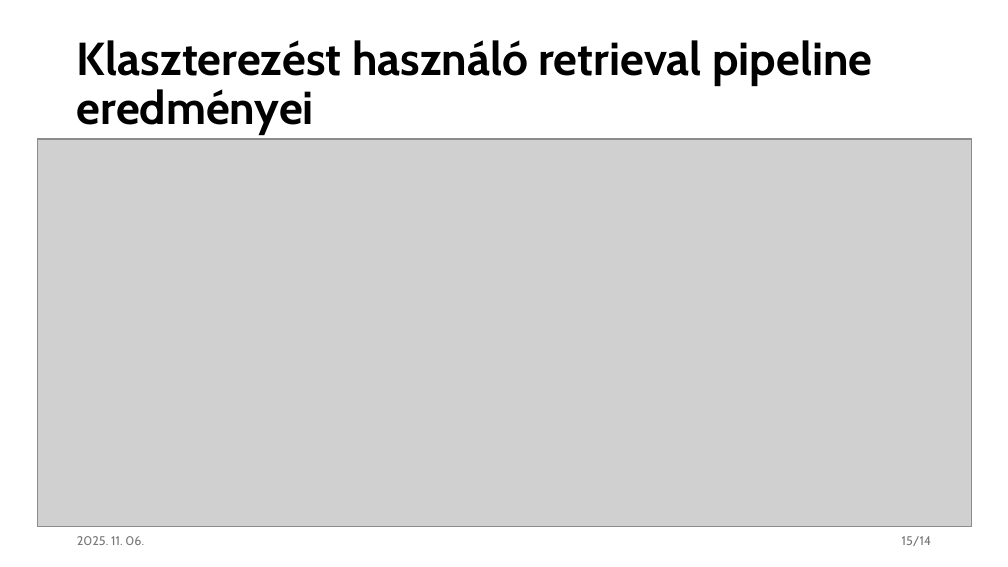
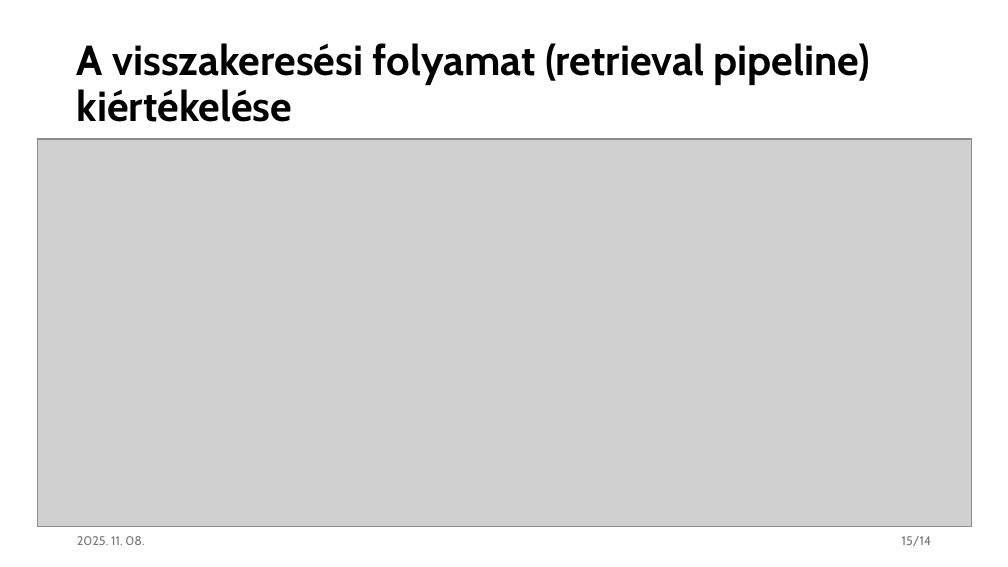
Before and after one commit to czotterbenedek/rag-onlineclustering-optimization, a slide deck: slide 15 of tdk/tdk_v1.pptx. Drawn at 1008x567 pixels with LibreOffice and Linux fonts; fonts in the diff are those of the drawing; grey boxes stand for pictures. Boxes give left, top, right and bottom in pixels: in the first picture for what was removed or moved away, otherwise in the second. Text is boxed around its words. In the diff, an @@ line names an element or a change of style, - is before the commit and + after.

```diff
--- a/tdk/tdk_v1.pptx
+++ b/tdk/tdk_v1.pptx
@@ title at (77,43,870,122): text changed; size 44 to 40 pt @@
-Klaszterezést használó retrieval pipeline eredményei
+A visszakeresési folyamat (retrieval pipeline) kiértékelése
@@ text at (77,536,144,545): text changed @@
-2025. 11. 06.
+2025. 11. 08.
```
Also in this commit, not shown: 20 other slides changed, 1 other file.
